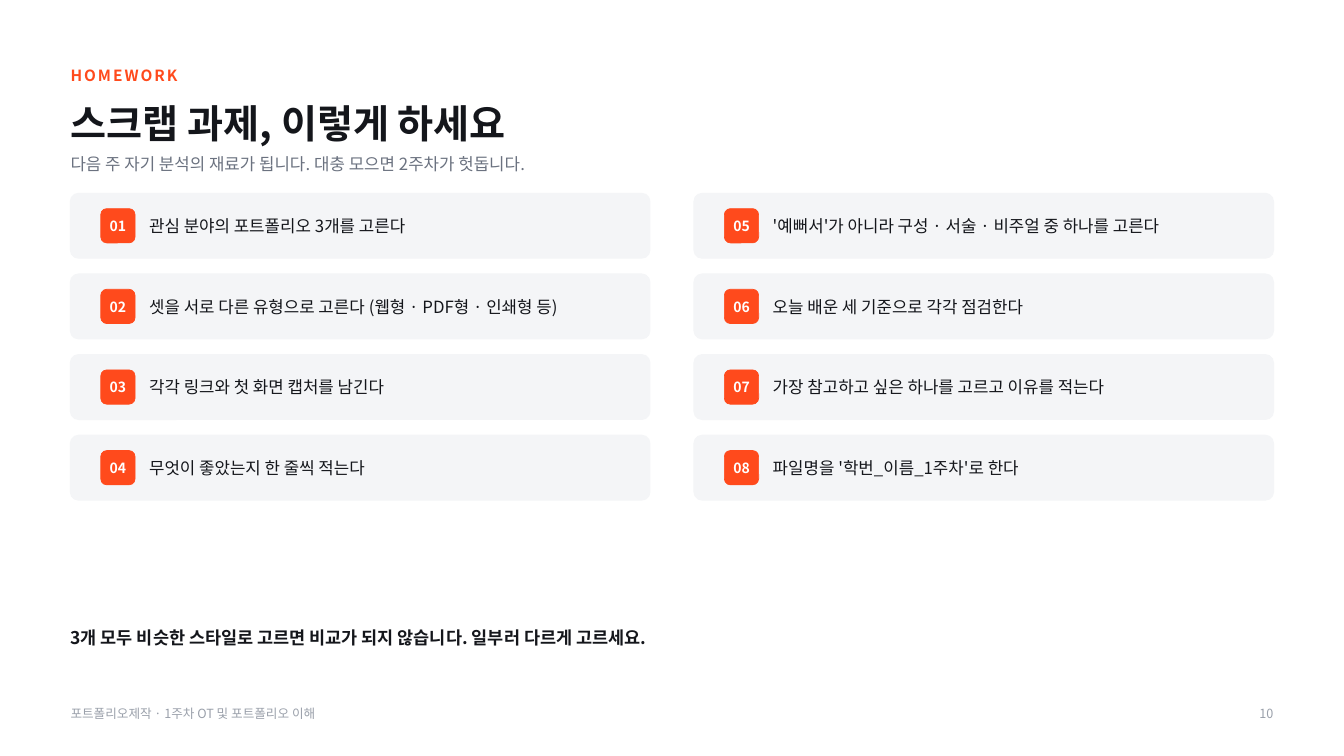
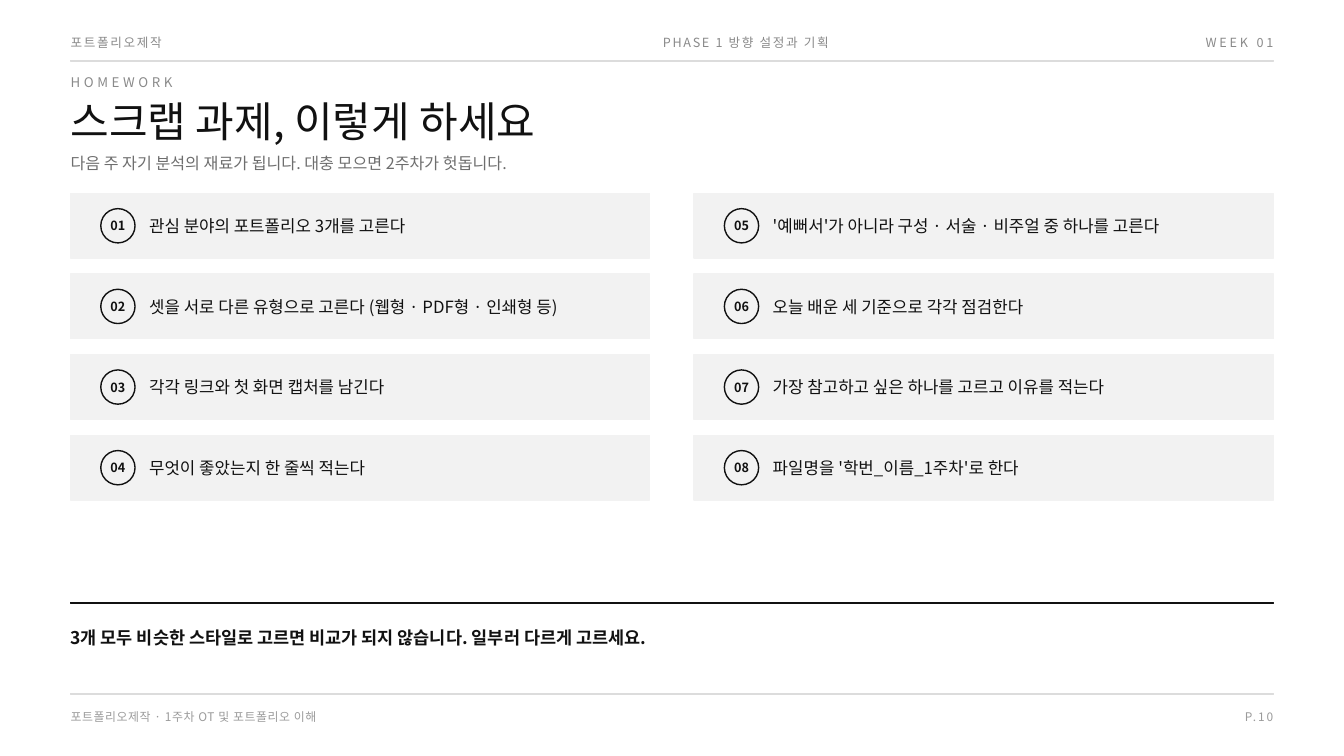
Before and after one commit to design-eng/MIN.D, a slide deck: slide 15 of dist/weeks-포트폴리오제작/포트폴리오제작_01주차_OT.pptx. Drawn at 1344x756 pixels with LibreOffice and Linux fonts; fonts in the diff are those of the drawing. Boxes give left, top, right and bottom in pixels: in the first picture for what was removed or moved away, otherwise in the second. Text is boxed around its words. In the diff, an @@ line names an element or a change of style, - is before the commit and + after.

```diff
--- a/dist/weeks-포트폴리오제작/포트폴리오제작_01주차_OT.pptx
+++ b/dist/weeks-포트폴리오제작/포트폴리오제작_01주차_OT.pptx
@@ text added at <box>71,36,162,48</box>, 9 pt, text #8A8A8A @@
+포트폴리오제작
@@ text added at <box>663,36,829,48</box>, 9 pt, text #8A8A8A @@
+PHASE 1 방향 설정과 기획
@@ text added at <box>1206,38,1274,47</box>, 9 pt, text #8A8A8A @@
+WEEK 01
@@ text "HOMEWORK": place and size @@
-text "HOMEWORK" at <box>71,69,178,81</box>
+text "HOMEWORK" at <box>71,77,173,87</box>
@@ text "HOMEWORK" at <box>71,77,173,87</box>: size 11 to 9.5 pt, text colour #FF4A1C to #8A8A8A, letter spacing 1.4 to 2.6 pt, bold off @@
@@ rectangle added at <box>71,60,1273,62</box>, fill #DCDCDC, outline #DCDCDC 1 pt @@
@@ text "스크랩 과제, 이렇게 하세요" at <box>71,102,535,145</box>: size 28 to 30 pt, text colour #14161B to #111111, bold off @@
@@ text "다음 주 자기 분석의 재료가 ..." at <box>71,155,507,171</box>: size 12 to 11.5 pt, text colour #6B7280 to #6E6E6E @@
@@ rounded rectangle removed at <box>71,194,650,258</box> @@
@@ rounded rectangle removed at <box>101,209,135,243</box> @@
@@ rounded rectangle removed at <box>695,194,1274,258</box> @@
@@ rounded rectangle to ellipse; fill #FF4A1C to #F2F2F2; outline #FF4A1C 0.5 pt to #111111 1 pt in 6 elements at <box>101,289,135,324</box>, <box>101,370,135,404</box>, <box>725,289,759,324</box>, <box>725,370,759,404</box>, <box>101,209,135,243</box>, <box>725,209,759,243</box> @@
@@ rounded rectangle removed at <box>725,209,759,243</box> @@
@@ text colour #14161B to #111111 in 4 elements at <box>149,379,384,395</box>, <box>149,460,365,476</box>, <box>773,218,1159,234</box>, <box>773,299,1023,315</box> @@
@@ 6 rectangles, 6 ellipses: place and size @@
-6 rectangles, 6 ellipses at <box>71,274,1274,500</box>
+6 rectangles, 6 ellipses at <box>71,194,1274,419</box>
@@ rounded rectangle to rectangle; fill #F4F5F7 to #F2F2F2; outline #F4F5F7 1 pt to #F2F2F2 1 pt in 6 elements at <box>71,274,650,339</box>, <box>695,274,1274,339</box>, <box>71,194,650,258</box>, <box>71,355,650,419</box>, <box>695,194,1274,258</box>, <box>695,355,1274,419</box> @@
@@ rectangle added at <box>71,436,650,500</box>, fill #F2F2F2, outline #F2F2F2 1 pt @@
@@ rectangle added at <box>695,436,1274,500</box>, fill #F2F2F2, outline #F2F2F2 1 pt @@
@@ ellipse added at <box>101,451,135,485</box>, fill #F2F2F2, outline #111111 1 pt @@
@@ size 10 to 9 pt, text colour #FFFFFF to #111111 in 8 elements at <box>110,220,125,230</box>, <box>110,301,125,311</box>, <box>110,382,125,392</box>, <box>110,462,125,472</box>, <box>734,220,749,230</box>, <box>734,301,749,311</box>, <box>734,382,749,392</box>, <box>734,462,749,472</box> @@
@@ ellipse added at <box>725,451,759,485</box>, fill #F2F2F2, outline #111111 1 pt @@
@@ rectangle added at <box>71,603,1273,604</box>, fill #111111, outline #111111 1 pt @@
@@ text "포트폴리오제작 · 1주차 OT 및 ..." at <box>71,711,316,722</box>: size 9 to 8.5 pt, text colour #9AA0AA to #9B9B9B, letter spacing 0 to 0.4 pt @@
@@ rectangle added at <box>71,694,1273,695</box>, fill #DCDCDC, outline #DCDCDC 1 pt @@
@@ text at <box>1245,712,1256,721</box>: text changed; size 9 to 8.5 pt; text colour #9AA0AA to #9B9B9B @@
-10
+P.10
```
Also in this commit, not shown: 15 other slides changed, 19 other files.
